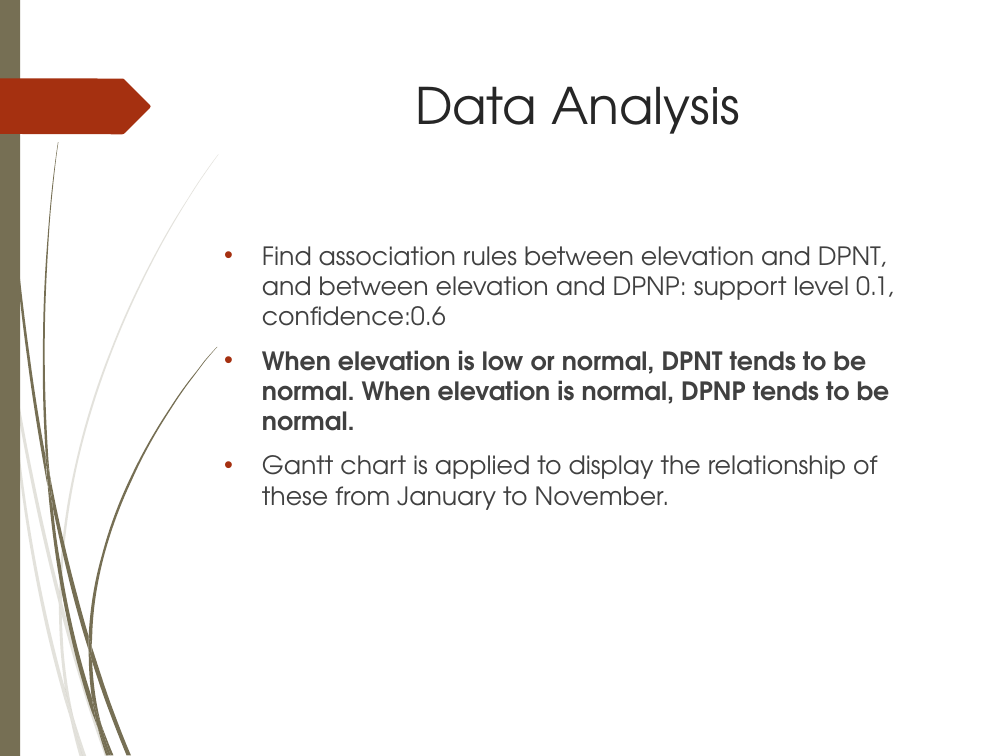
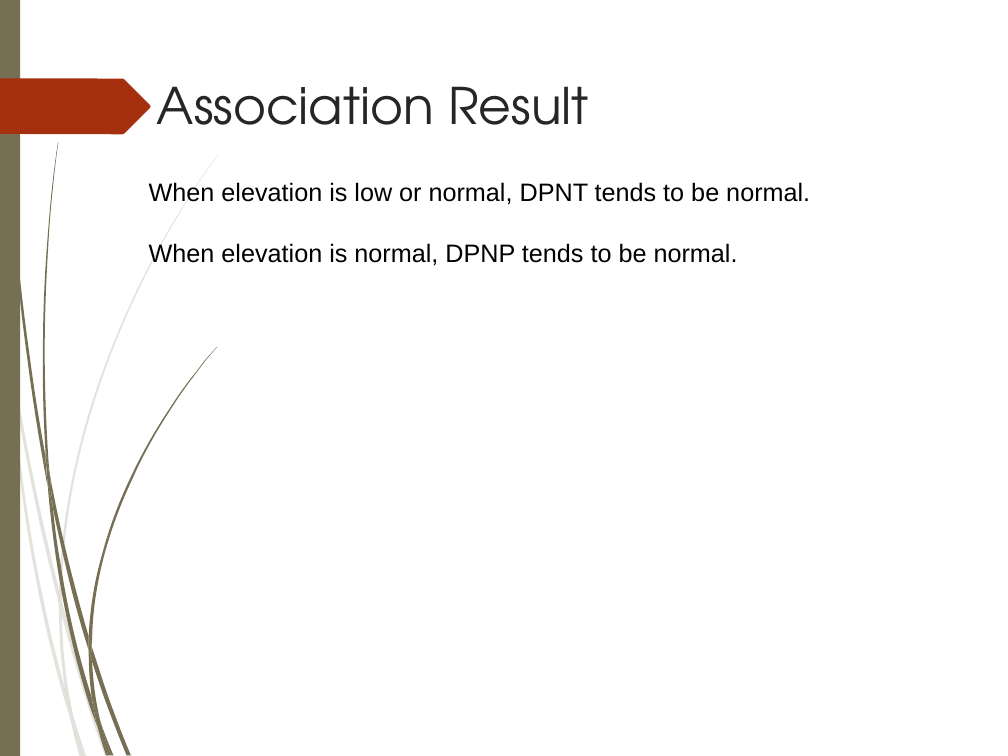
Before and after one commit to Iron-Ham/CPS585, a slide deck: slide 15 of cps585-weather analysis.ppt (slide 10 before the commit). Drawn at 1008x756 pixels with LibreOffice and Linux fonts; fonts in the diff are those of the drawing; background and template pictures are left out. Boxes give left, top, right and bottom in pixels: in the first picture for what was removed or moved away, otherwise in the second. Text is boxed around its words. In the diff, an @@ line names an element or a change of style, - is before the commit and + after.

```diff
--- a/cps585-weather analysis.ppt
+++ b/cps585-weather analysis.ppt
@@ title at (157, 86, 589, 125): text changed @@
-Data Analysis
+Association Result
@@ text added at (149, 182, 810, 266), 18 pt, text #000000 @@
+When elevation is low or normal, DPNT tends to be normal.
+When elevation is normal, DPNP tends to be normal.
@@ text removed at (262, 246, 893, 510) @@
-• Find association rules between elevation and DPNT, and between elevation and DPNP: support level 0.1, confidence:0.6
-• When elevation is low or normal, DPNT tends to be normal. When elevation is normal, DPNP tends to be normal.
-• Gantt chart is applied to display the relationship of these from January to November.
```
Also in this commit, not shown: 2 other slides changed, 2 slides added.
